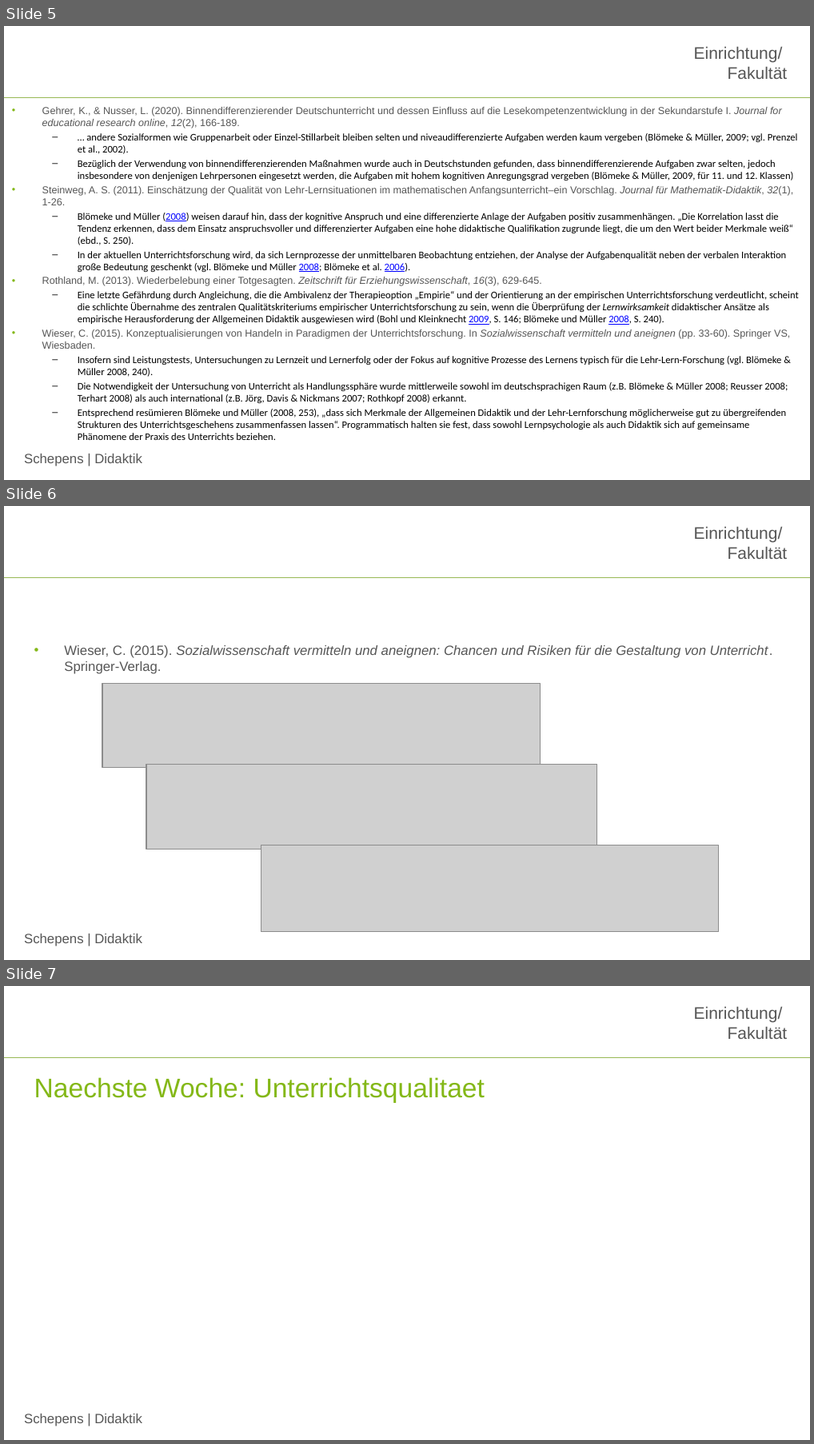
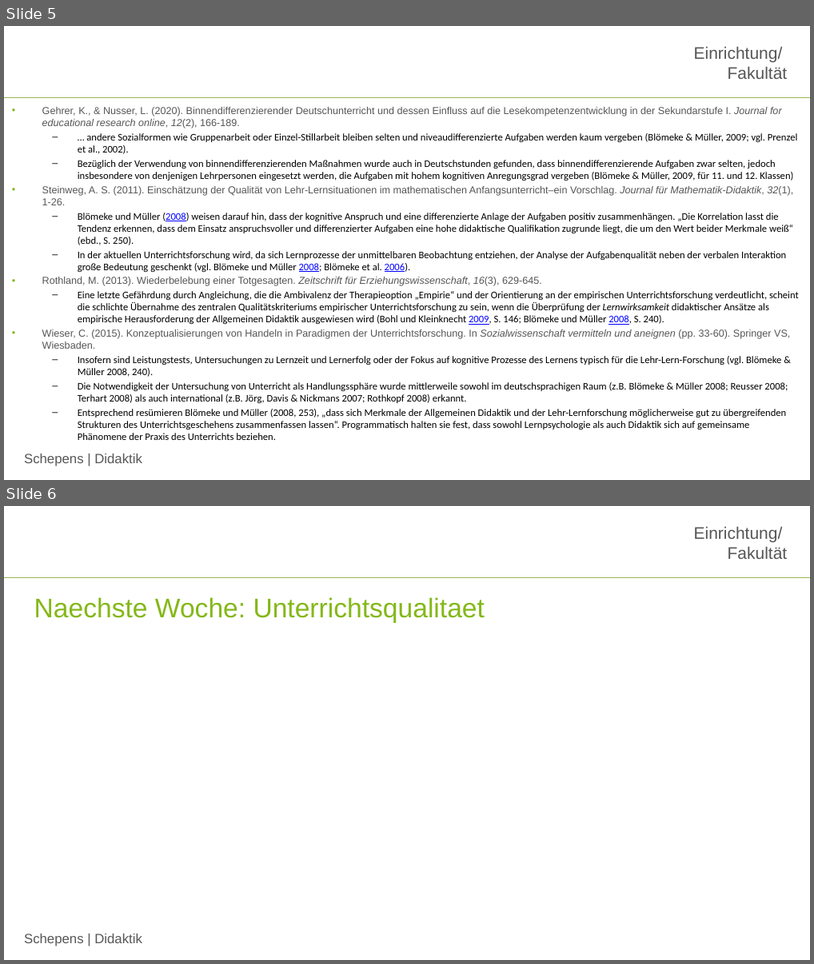
Before and after one commit to jobschepens/didakt22, a slide deck: folien/week13.pptx. Shown one above the other, each under a label of ours: slides 5, 6 and 7 before the commit, slides 5 and 6 after it. The pictures are 814x1444 and 814x964 pixels, drawn with LibreOffice and Linux fonts; fonts in the diff are those of the drawing; grey boxes stand for pictures; background and template pictures are left out. Boxes give left, top, right and bottom in pixels: in the first picture for what was removed or moved away, otherwise in the second. Text is boxed around its words. In the diff, an @@ line names an element or a change of style, - is before the commit and + after.

```diff
--- a/folien/week13.pptx
+++ b/folien/week13.pptx
@@ slide 6 removed at [4,506,810,960], background #FFFFFF; not listed: 3 template elements that a slide beside it also shows @@
@@ text removed at [64,645,774,674] @@
-• Wieser, C. (2015). Sozialwissenschaft vermitteln und aneignen: Chancen und Risiken für die Gestaltung von Unterricht. Springer-Verlag.
@@ picture removed at [102,684,540,768] @@
@@ picture removed at [146,764,598,848] @@
@@ picture removed at [262,845,719,932] @@
@@ what was slide 7 is now slide 6 @@
```
